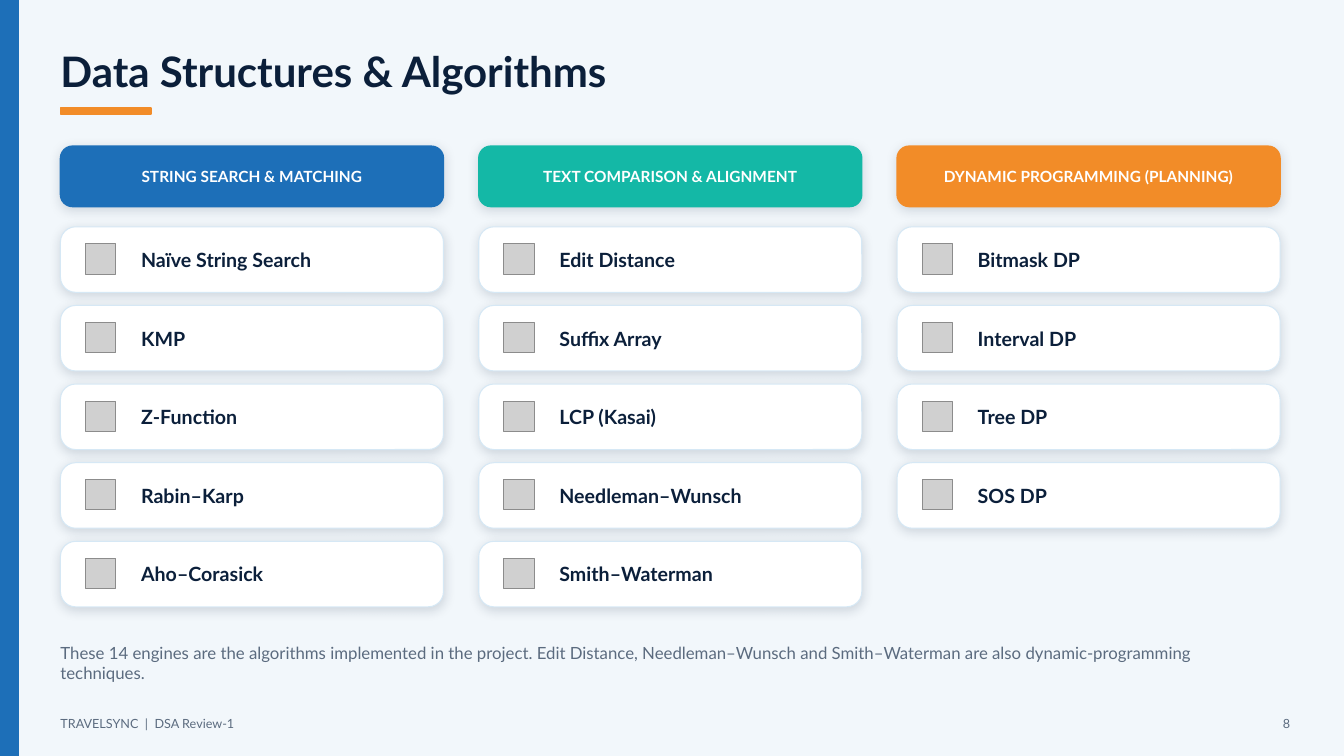
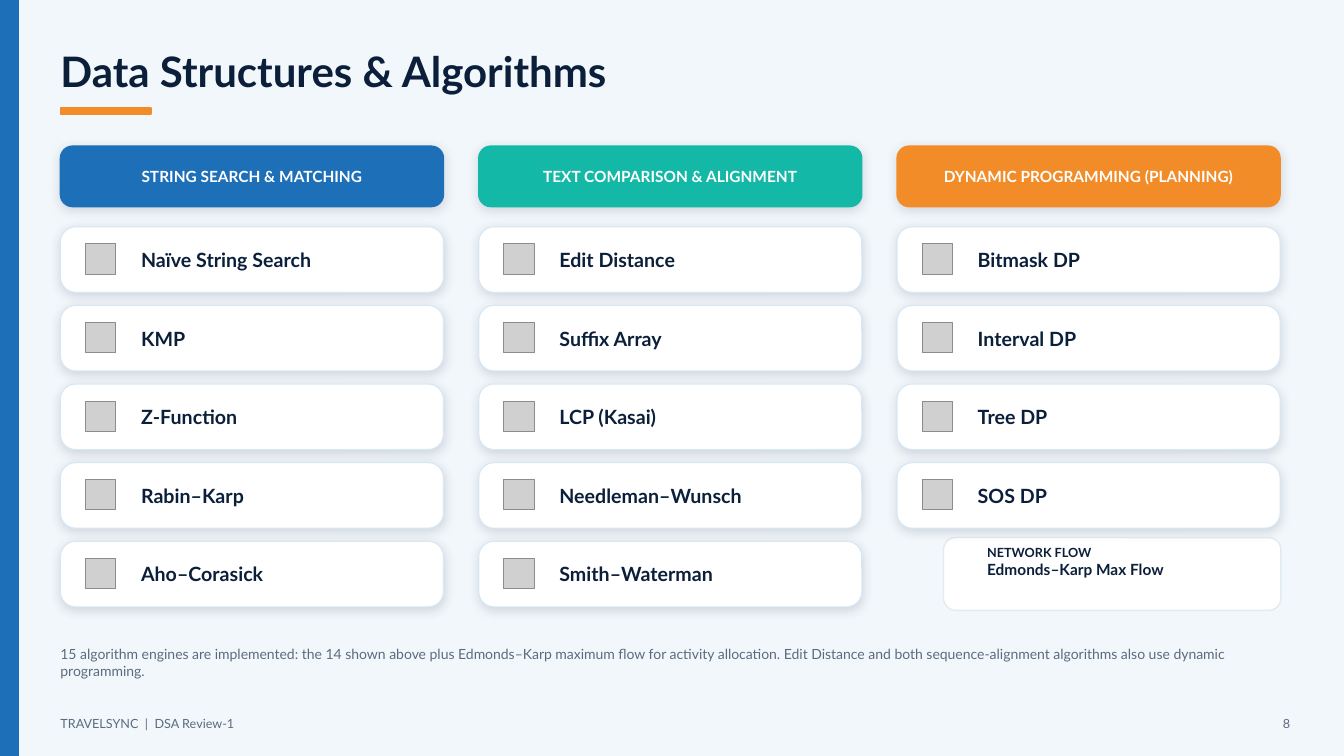
Before and after one commit to Yagati-Keerthika/TravelSync, a slide deck: slide 8 of docs/TravelSync_DSA_Review1.pptx. Drawn at 1344x756 pixels with LibreOffice and Linux fonts; fonts in the diff are those of the drawing; grey boxes stand for pictures. Boxes give left, top, right and bottom in pixels: in the first picture for what was removed or moved away, otherwise in the second. Text is boxed around its words. In the diff, an @@ line names an element or a change of style, - is before the commit and + after.

Commit message:
Add Edmonds-Karp activity allocation

```diff
--- a/docs/TravelSync_DSA_Review1.pptx
+++ b/docs/TravelSync_DSA_Review1.pptx
@@ rounded rectangle added at (x1=944, y1=537, x2=1281, y2=610), fill #FFFFFF, outline #E0ECF0 1 pt @@
@@ text added at (x1=987, y1=547, x2=1164, y2=578), 11 pt, text #0B1F3A, bold @@
+NETWORK FLOW
+Edmonds–Karp Max Flow
@@ text at (x1=60, y1=648, x2=1225, y2=679): text changed; size 12 to 10 pt @@
-These 14 engines are the algorithms implemented in the project. Edit Distance, Needleman–Wunsch and Smith–Waterman are also dynamic-programming techniques.
+15 algorithm engines are implemented: the 14 shown above plus Edmonds–Karp maximum flow for activity allocation. Edit Distance and both sequence-alignment algorithms also use dynamic programming.
```
Also in this commit, not shown: 7 other slides changed, 1 slide added, 14 other files.
